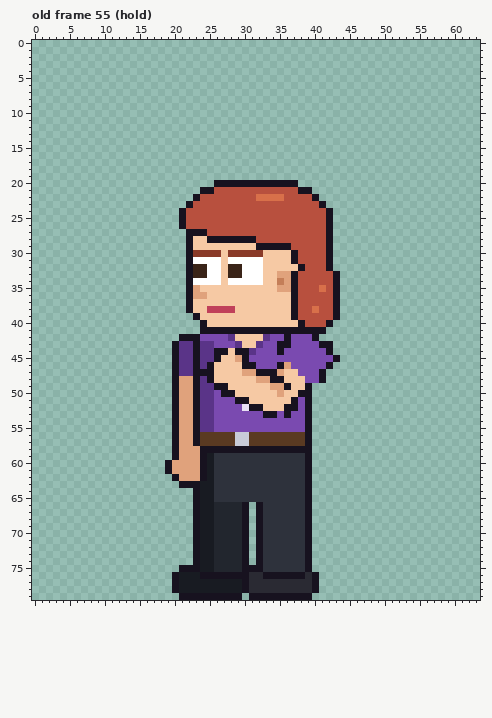
Pixel-art file, stored at sprites/expo/expo_dee_left_anim.aseprite. The first picture shows the starting point.
64x80 pixels, 123 frames. Colours within 5 levels of each other are drawn and written as one. Shown: old frame 55 (hold). The commit also changed other frames, which this record leaves out.
And afterwards:
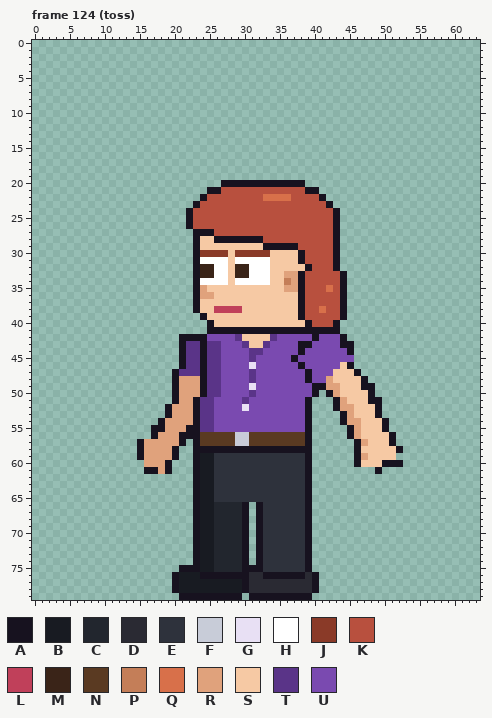
Palette (. is transparent): A #17121f  B #181b22  C #22262e  D #2a2a33  E #2e323c  F #c8ccd8  G #e8e0f4  H #ffffff  J #8a3a28  K #b8503e  L #c0405a  M #3a2418  N #5a3a22  P #c47e58  Q #d8704a  R #e0a27c  S #f6c9a4  T #5a3488  U #7a4ab0
A new or re-ordered frame is compared with the old frame closest to it.
The edit:
frames 123 -> 129
--- frame 124 (toss) is new; against old frame 55 (hold)
@@ x 13..54 @@
 19 ..........................................
-20 .............AAAAAAAAAAAA.................
-21 ...........AAKKKKKKKKKKKKAA...............
-22 ..........AKKKKKKKKQQQQKKKKA..............
-23 .........AKKKKKKKKKKKKKKKKKKA.............
-24 ........AKKKKKKKKKKKKKKKKKKKKA............
-25 ........AKKKKKKKKKKKKKKKKKKKKA............
-26 ........AKKKKKKKKKKKKKKKKKKKKA............
-27 .........AAAKKKKKKKKKKKKKKKKKA............
-28 .........ASSAAAAAAAKKKKKKKKKKA............
-29 .........ASSSSSSSSSAAAAAKKKKKA............
-30 .........AJJJJSJJJJJSSSSAKKKKA............
-31 .........AHHHHSHHHHHSSSSAKKKKA............
-32 .........AMMHHSMMHHHSSSSSAKKKA............
-33 .........AMMHHSMMHHHSSRRAKKKKKA...........
-34 .........AHHHHSHHHHHSSPRAKKKKKA...........
-35 .........ARSSSSSSSSSSSRRAKKKQKA...........
-36 .........ARRSSSSSSSSSSSSAKKKKKA...........
-37 .........ASSSSSSSSSSSSSSAKKKKKA...........
-38 .........ASSLLLLSSSSSSSSAKKQKKA...........
-39 ..........ASSSSSSSSSSSSSAKKKKKA...........
-40 ...........ASSSSSSSSSSSSSAKKKA............
-41 ...........AAAAAAAAAAAAAAAAAA.............
-42 ........AAAUUUUTSSSSTUUAUUUA..............
-43 .......ATTATTUUUTSSTUUAAUUUUAA............
-44 .......ATTATTAASAATUUUAUUUUUUA............
-45 .......ATTATTASSRAUUUUUUUUUUUUA...........
-46 .......ATTATASSSSAAUUUARUUUUUA............
-47 .......ATTAAASSSSRRAAARSSUUUA.............
-48 .......ARRATASSSSSSRRAASSSUUA.............
-49 .......ARRATTAASSSSSSRRASSA...............
-50 .......ARRATTUAASSSSSSRSSAA...............
-51 .......ARRATTUUUAASSSSSSAUA...............
-52 .......ARRATTUUUUGAASSSAAUA...............
-53 .......ARRATTUUUUUUUAAUAUUA...............
-54 .......ARRATTUUUUUUUUUUUUUA...............
-55 .......ARRATTUUUUUUUUUUUUUA...............
-56 .......ARRANNNNNFFNNNNNNNNA...............
-57 .......ARRANNNNNFFNNNNNNNNA...............
-58 .......ARRRAAAAAAAAAAAAAAAA...............
-59 .......ARRRABEEEEEEEEEEEEEA...............
-60 ......ARRRRABEEEEEEEEEEEEEA...............
-61 ......ARRRRABEEEEEEEEEEEEEA...............
-62 .......ARRRABEEEEEEEEEEEEEA...............
-63 ........AAABBEEEEEEEEEEEEEA...............
+20 ..............AAAAAAAAAAAA................
+21 ............AAKKKKKKKKKKKKAA..............
+22 ...........AKKKKKKKKQQQQKKKKA.............
+23 ..........AKKKKKKKKKKKKKKKKKKA............
+24 .........AKKKKKKKKKKKKKKKKKKKKA...........
+25 .........AKKKKKKKKKKKKKKKKKKKKA...........
+26 .........AKKKKKKKKKKKKKKKKKKKKA...........
+27 ..........AAAKKKKKKKKKKKKKKKKKA...........
+28 ..........ASSAAAAAAAKKKKKKKKKKA...........
+29 ..........ASSSSSSSSSAAAAAKKKKKA...........
+30 ..........AJJJJSJJJJJSSSSAKKKKA...........
+31 ..........AHHHHSHHHHHSSSSAKKKKA...........
+32 ..........AMMHHSMMHHHSSSSSAKKKA...........
+33 ..........AMMHHSMMHHHSSRRAKKKKKA..........
+34 ..........AHHHHSHHHHHSSPRAKKKKKA..........
+35 ..........ARSSSSSSSSSSSRRAKKKQKA..........
+36 ..........ARRSSSSSSSSSSSSAKKKKKA..........
+37 ..........ASSSSSSSSSSSSSSAKKKKKA..........
+38 ..........ASSLLLLSSSSSSSSAKKQKKA..........
+39 ...........ASSSSSSSSSSSSSAKKKKKA..........
+40 ............ASSSSSSSSSSSSSAKKKA...........
+41 ............AAAAAAAAAAAAAAAAAAA...........
+42 ........AAAAUUUUTSSSSTUUUUUAUUUA..........
+43 ........ATTATTUUUTSSTUUUUAAUUUUAA.........
+44 ........ATTATTUUUUTTUUUUUAUUUUUUA.........
+45 ........ATTATTUUUUTUUUUUAUUUUUUUU.........
+46 ........ATTATTUUUUGUUUUUUAUUUUUSA.........
+47 .......ATTTATTUUUUTUUUUUUUAUUUSSSA........
+48 .......ARRRATTUUUUTUUUUUUUAUURSSSSA.......
+49 .......ARRRATTUUUUGUUUUUUUUAARRSSSAA......
+50 .......ARRRATTUUUUTUUUUUUUUA.ARSSSSA......
+51 .......ARRATTUUUUTUUUUUUUUA...ARSSSAA.....
+52 ......ARRRATTUUUUGUUUUUUUUA...ARRSSSA.....
+53 ......ARRRATTUUUUUUUUUUUUUA....ARSSSA.....
+54 .....ARRRRATTUUUUUUUUUUUUUA....ARRSSSA....
+55 ....AARRRAATTUUUUUUUUUUUUUA.....ARSSSA....
+56 ....ARRRAAANNNNNFFNNNNNNNNA.....ARSSSSA...
+57 ..ARRRRRA.ANNNNNFFNNNNNNNNA......ARSSSA...
+58 ..ARRRRA..AAAAAAAAAAAAAAAAA......ASSSSSA..
+59 ..ARRRRA..ABBEEEEEEEEEEEEEA......ARSSSS...
+60 ...RRRA...ABBEEEEEEEEEEEEEA......ASSSAAA..
+61 ...AARA...ABBEEEEEEEEEEEEEA.........A.....
+62 ..........ABBEEEEEEEEEEEEEA...............
+63 ..........ABBEEEEEEEEEEEEEA...............
 64 ..........ABBEEEEEEEEEEEEEA...............
Boxes around the changes in both pictures, in picture pixels (x1, y1, x2, y2):
changed: (137, 180, 403, 488)
